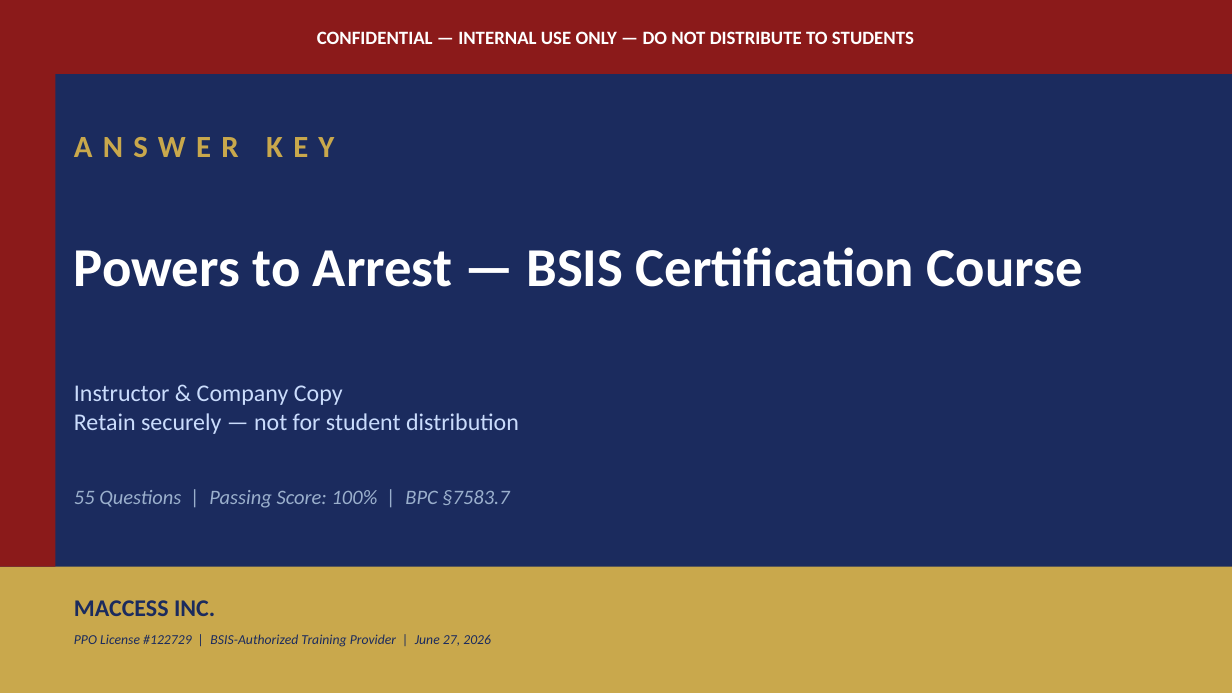
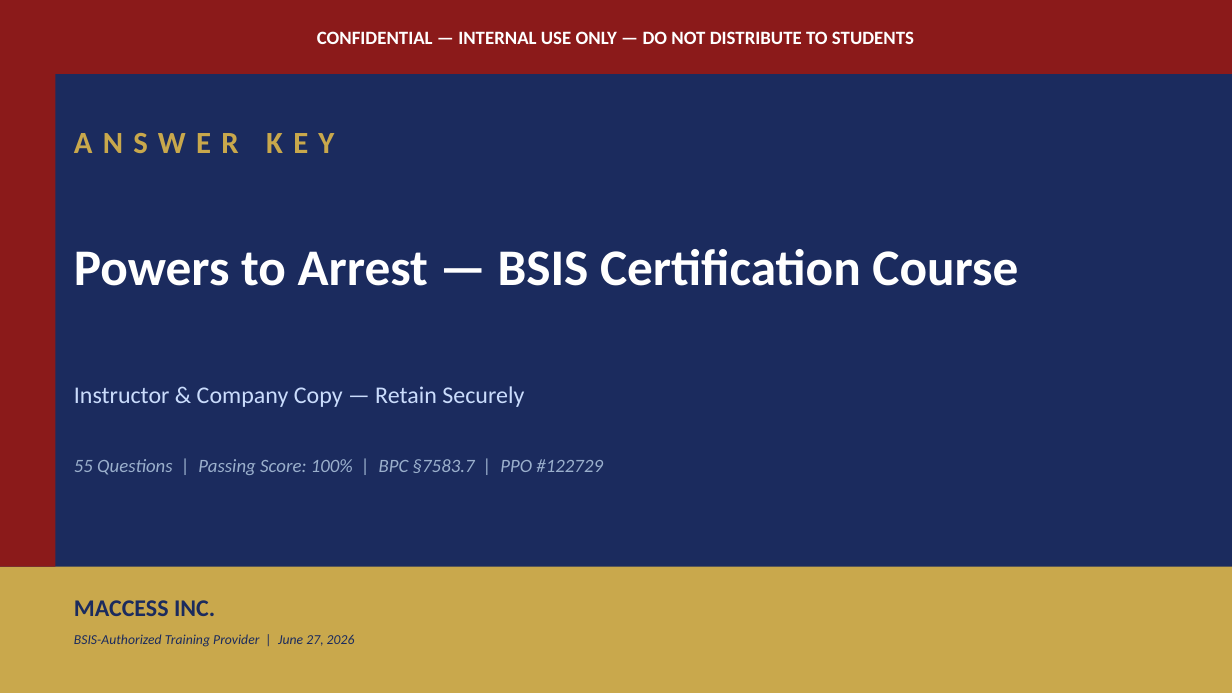
Before and after one commit to MaccPSLAW/Licensing-Live-Scans-, a slide deck: slide 1 of PSLAW-Courses/final-projects/Powers_to_Arrest_BSIS_Certification_MACCESS_INC-AnswerKey.pptx. Drawn at 1232x693 pixels with LibreOffice and Linux fonts; fonts in the diff are those of the drawing. Boxes give left, top, right and bottom in pixels: in the first picture for what was removed or moved away, otherwise in the second. Text is boxed around its words. In the diff, an @@ line names an element or a change of style, - is before the commit and + after.

Commit message:
feat: Powers to Arrest — BSIS Certification Course — Answer Key PPTX

```diff
--- a/PSLAW-Courses/final-projects/Powers_to_Arrest_BSIS_Certification_MACCESS_INC-AnswerKey.pptx
+++ b/PSLAW-Courses/final-projects/Powers_to_Arrest_BSIS_Certification_MACCESS_INC-AnswerKey.pptx
@@ text "ANSWER KEY": place and size @@
-text "ANSWER KEY" at box(74, 137, 334, 157)
+text "ANSWER KEY" at box(74, 133, 334, 153)
@@ text "Powers to Arrest — BSIS ..." at box(74, 249, 1018, 286): size 32 to 30 pt @@
@@ text at box(74, 386, 524, 407): text changed @@
-Instructor & Company Copy
-Retain securely — not for student distribution
+Instructor & Company Copy — Retain Securely
@@ text at box(74, 459, 603, 475): text changed; size 12 to 11 pt @@
-55 Questions | Passing Score: 100% | BPC §7583.7
+55 Questions | Passing Score: 100% | BPC §7583.7 | PPO #122729
@@ text at box(74, 634, 355, 647): text changed @@
-PPO License #122729 | BSIS-Authorized Training Provider | June 27, 2026
+BSIS-Authorized Training Provider | June 27, 2026
```
Also in this commit, not shown: 21 other slides changed.
